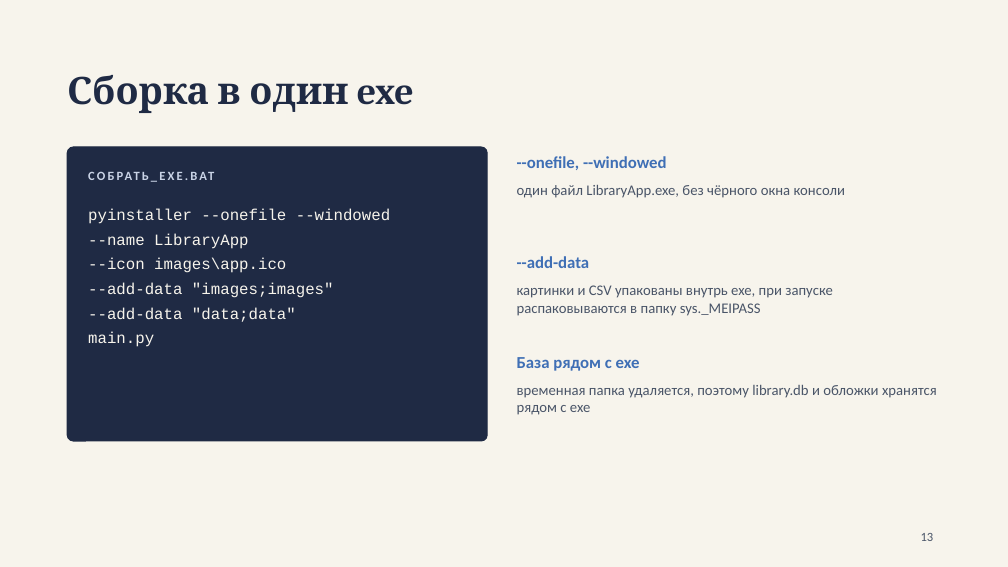
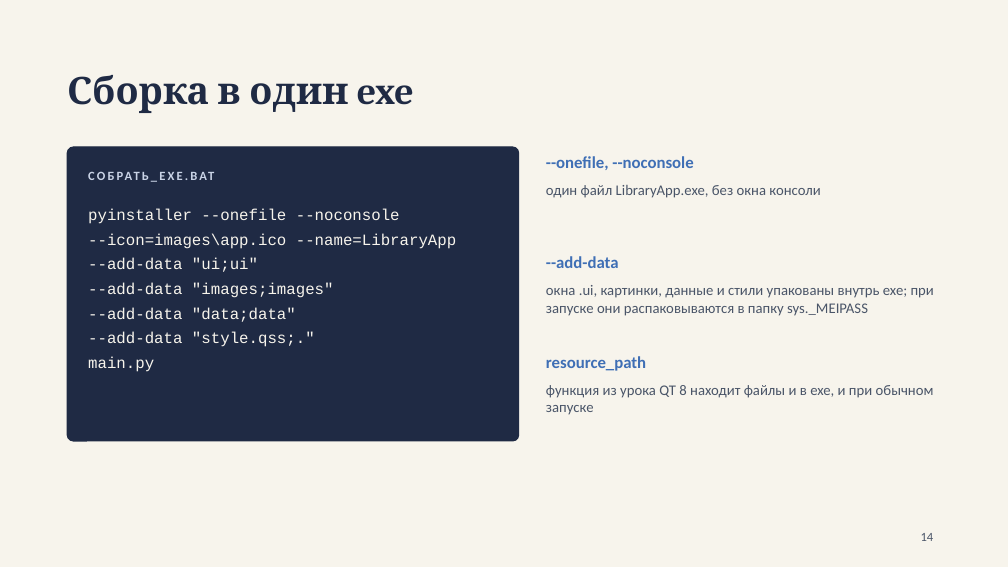
Before and after one commit to monogamie/project, a slide deck: slide 14 of Документы/Презентация.pptx (slide 13 before the commit). Drawn at 1008x567 pixels with LibreOffice and Linux fonts; fonts in the diff are those of the drawing. Boxes give left, top, right and bottom in pixels: in the first picture for what was removed or moved away, otherwise in the second. Text is boxed around its words. In the diff, an @@ line names an element or a change of style, - is before the commit and + after.

```diff
--- a/Документы/Презентация.pptx
+++ b/Документы/Презентация.pptx
@@ rounded rectangle: place and size @@
-rounded rectangle at [67,147,488,441]
+rounded rectangle at [67,147,519,441]
@@ text "СОБРАТЬ_EXE.BAT" rewrapped from [88,168,467,189] to [88,168,498,189] @@
@@ text at [546,156,693,170]: text changed @@
---onefile, --windowed
+--onefile, --noconsole
@@ text at [88,209,456,272]: text changed @@
-pyinstaller --onefile --windowed
---name LibraryApp
---icon images\app.ico
+pyinstaller --onefile --noconsole
+--icon=images\app.ico --name=LibraryApp
+--add-data "ui;ui"
@@ text at [546,185,820,198]: text changed @@
-один файл LibraryApp.exe, без чёрного окна консоли
+один файл LibraryApp.exe, без окна консоли
@@ text "--add-data": place and size @@
-text "--add-data" at [517,256,590,268]
+text "--add-data" at [546,256,619,268]
@@ text at [546,285,934,316]: text changed @@
-картинки и CSV упакованы внутрь exe, при запуске распаковываются в папку sys._MEIPASS
+окна .ui, картинки, данные и стили упакованы внутрь exe; при запуске они распаковываются в папку sys._MEIPASS
@@ text at [88,332,315,347]: paragraph added @@
+--add-data "style.qss;."
@@ text at [546,356,646,371]: text changed @@
-База рядом с exe
+resource_path
@@ text at [546,385,934,414]: text changed @@
-временная папка удаляется, поэтому library.db и обложки хранятся рядом с exe
+функция из урока QT 8 находит файлы и в exe, и при обычном запуске
@@ page number at [921,533,934,541]: text changed @@
-13
+14
```
Also in this commit, not shown: 12 other slides changed, 4 slides added, 2 slides removed, 7 other files.
